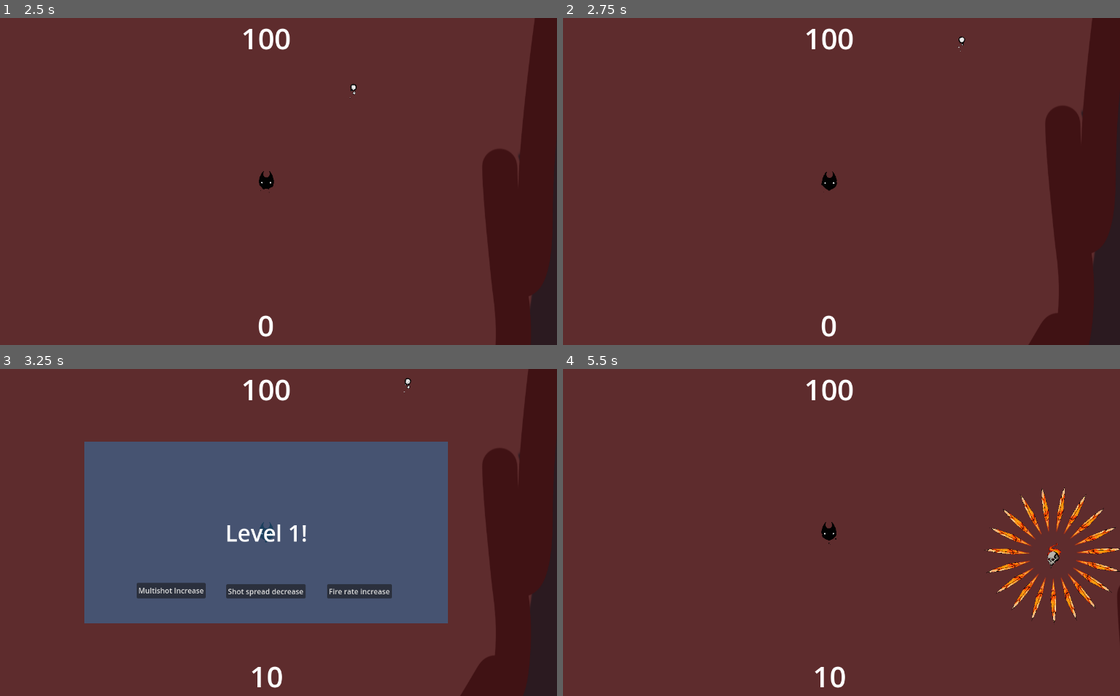
Above: before the commit, frames 1-4 (two rows, left to right).
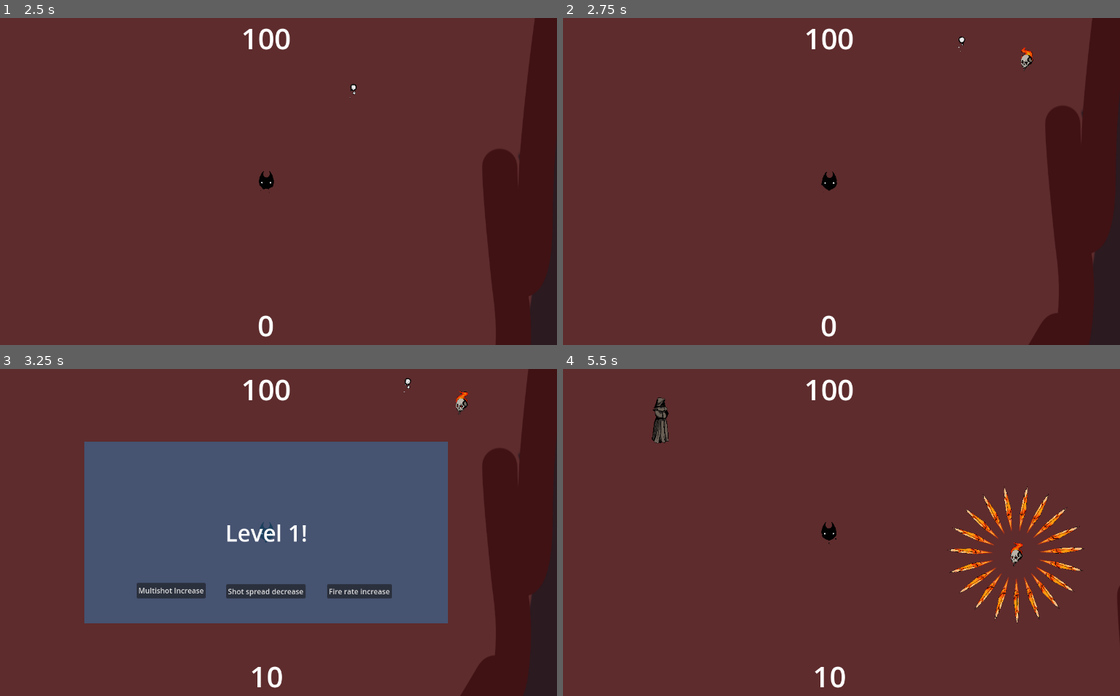
Above: after the commit, the same moments.

Repository: Evanev7/stellub
Game: Godot game, scene res://scenes/main.tscn
Same seed, same stepped clock (60 frames per second), same inputs: the game is played once before the commit and once after it. The engine's default icon, where the game draws it, is replaced by a stand-in: a white triangle on a blue panel in a dark square.
Inputs (mouse positions are in pixels of both pictures, inside the frame that each line leads up to):
- Up to frame 1 (2.5 s): click "Play" at 0.5 s; tap Enter at 1.25 s; move the mouse to (395, 165) at 1.27 s; hold D (move_right) 1.28-2.03 s; click (395, 165) at 1.35 s; move the mouse to (150, 197) at 2.02 s; hold S (move_down) from 2.03 s (still down); tap Shift (walk) at 2.1 s
- Up to frame 2 (2.75 s): keep holding S (move_down)
- Up to frame 3 (3.25 s): move the mouse to (323, 460) at 2.77 s; release S (move_down) at 2.78 s; hold D (move_right) from 2.78 s (still down); hold R from 2.78 s (still down)
- Up to frame 4 (5.5 s): release D (move_right) at 3.5 s; release R at 3.5 s; click "Shot spread decrease" at 3.5 s; move the mouse to (802, 597) at 4.27 s; hold W (move_up) 4.28-5.03 s; click (802, 597) at 4.35 s; move the mouse to (1003, 581) at 5.02 s; hold A (move_left) from 5.03 s (still down); tap Shift (walk) at 5.1 s

Frame 1 is identical in both runs. In frame 2, 0.1% of the frame differs, in the area x 82-85%, y 8-17%; in frame 3, 0.1%; in frame 4, 3.6%, in the area x 15-100%, y 8-78%.

Commit message:
Added child bullet resources and piercing

Diff:
--- a/resources/bullets/angel_worshipper_bullet.tres
+++ b/resources/bullets/angel_worshipper_bullet.tres
@@ -16,3 +16,4 @@
 shot_spread = 0.261799
 shot_inaccuracy = 0.0981748
 shot_speed = 400.0
+angular_velocity = 0.0
--- /dev/null
+++ b/resources/bullets/explosion_bullet.tres
@@ -0,0 +1,20 @@
+[gd_resource type="Resource" script_class="BulletResource" load_steps=3 format=3 uid="uid://n2px61dvh6vu"]
+
+[ext_resource type="SpriteFrames" uid="uid://cbfq7bqkgh3ti" path="res://resources/bullets/player/player_bullet_spriteframes.tres" id="1_7m1vx"]
+[ext_resource type="Script" path="res://scripts/bullet_resource.gd" id="1_t6ljr"]
+
+[resource]
+script = ExtResource("1_t6ljr")
+animation = ExtResource("1_7m1vx")
+start_range = 0
+lifetime = 20.0
+bullet_range = 1000
+damage = 1
+fire_delay = 15
+multishot = 20
+size = Vector2(1, 1)
+shot_spread = 6.283
+piercing = 10
+shot_inaccuracy = 0.0981748
+shot_speed = 400.0
+angular_velocity = 0.0
--- a/resources/bullets/player/player_bullet.tres
+++ b/resources/bullets/player/player_bullet.tres
@@ -1,11 +1,11 @@
-[gd_resource type="Resource" script_class="BulletResource" load_steps=3 format=3 uid="uid://ccpb4udi5owpj"]
+[gd_resource type="Resource" script_class="BulletResource" load_steps=4 format=3 uid="uid://ccpb4udi5owpj"]
 
 [ext_resource type="Script" path="res://scripts/bullet_resource.gd" id="1_dmiyo"]
 [ext_resource type="SpriteFrames" uid="uid://cbfq7bqkgh3ti" path="res://resources/bullets/player/player_bullet_spriteframes.tres" id="1_eteat"]
+[ext_resource type="Resource" uid="uid://n2px61dvh6vu" path="res://resources/bullets/explosion_bullet.tres" id="3_nrb51"]
 
 [resource]
 script = ExtResource("1_dmiyo")
-source = "player"
 animation = ExtResource("1_eteat")
 start_range = 0
 lifetime = 20.0
@@ -17,3 +17,5 @@
 shot_spread = 0.261799
 shot_inaccuracy = 0.0981748
 shot_speed = 400.0
+angular_velocity = 0.0
+spawned_bullet_resource = ExtResource("3_nrb51")
--- a/scenes/main.tscn
+++ b/scenes/main.tscn
@@ -37,6 +37,7 @@
 wait_time = 2.0
 
 [node name="StartTimer" type="Timer" parent="."]
+wait_time = 0.001
 one_shot = true
 
 [node name="HUD" parent="." instance=ExtResource("3_8qfpp")]
--- a/scripts/bullet.gd
+++ b/scripts/bullet.gd
@@ -1,11 +1,16 @@
 extends Area2D
 
+signal fire_bullet(spawned_bullet: BulletResource)
+
 @onready var data: BulletResource
+@onready var spawned_bullet: BulletResource = data.spawned_bullet_resource
 @onready var sprite = $AnimatedSprite2D
 @onready var _traveled_distance: float = data.start_range
 
+var piercing_cooldown = 0
 var direction: Vector2 = Vector2(0,0)
 var origin_ref: WeakRef
+var prev_ref
 var relative_position
 var origin_position
 var origin_velocity
@@ -18,7 +23,7 @@
 # enemy bullets.
 func _ready():
 	add_to_group("bullet")
-	if origin_ref.get_ref() == GameState.player:
+	if origin_ref.get_ref() == GameState.player || prev_ref == "player":
 		set_collision_mask(4)
 	else:
 		set_collision_mask(2)
@@ -53,4 +58,16 @@
 
 func _on_area_entered(area):
 	area.owner.hurt(self)
-	queue_free()
+	if piercing_cooldown == 0:
+		if spawned_bullet:
+			if origin_ref.get_ref() == GameState.player:
+				fire_bullet.emit(self, spawned_bullet, "player")
+			else:
+				fire_bullet.emit(self, spawned_bullet, "enemy")
+		if data.piercing == 0:
+			queue_free()
+		else:
+			data.piercing -= 1
+			piercing_cooldown = 30
+	else:
+		piercing_cooldown -= 1
--- a/scripts/bullet_resource.gd
+++ b/scripts/bullet_resource.gd
@@ -13,8 +13,12 @@
 @export var size: Vector2 = Vector2(1, 1)
 @export var shot_spread: float =  PI/12
 @export var angular_velocity: float = 0
+@export var piercing: int = 0
+
 ## 2*PI for a full circle
 @export var shot_inaccuracy: float = PI/32
+
+## Set to 0 to make bullets follow the source
 @export var shot_speed: float = 400
 
 ## Bullet type that will spawn from this bullet
--- a/scripts/main.gd
+++ b/scripts/main.gd
@@ -37,18 +37,21 @@
 # When a bullet is fired (by the player or an enemy) this function is "called".
 # We iterate over every bullet to be fired, instantiate them and point them at the player
 # OR at where the player is clicking.
-func _on_fire_bullet(origin, bullet_type: BulletResource):
+func _on_fire_bullet(origin, bullet_type: BulletResource, prev_ref:=""):
 	var inaccuracy_offset = randf_range(-bullet_type.shot_inaccuracy/2,bullet_type.shot_inaccuracy/2)
 
 	# Iterate over every bullet that's being fired (the number of bullets to fire
 	# is stored in .multishot)
 	for index in range(bullet_type.multishot):
 		var bullet = bullet_scene.instantiate()
+		bullet.fire_bullet.connect(_on_fire_bullet)
 		var target_direction: Vector2
 		var player = GameState.player
 
 		if origin == player:
 			target_direction = (player.get_global_mouse_position() - player.position).normalized()
+		elif origin.get_class() == "Area2D":
+			target_direction = origin.position.normalized()
 		else:
 			target_direction = (player.position - origin.position).normalized()
 
@@ -66,8 +69,9 @@
 		bullet.set("origin_ref", weakref(origin))
 		bullet.set("position", origin.position + start_range)
 		bullet.set("scale", bullet_type.size)
+		bullet.set("prev_ref", prev_ref)
 
-		add_child(bullet)
+		call_deferred("add_child", bullet)
 
 
 func _on_start_timer_timeout():
